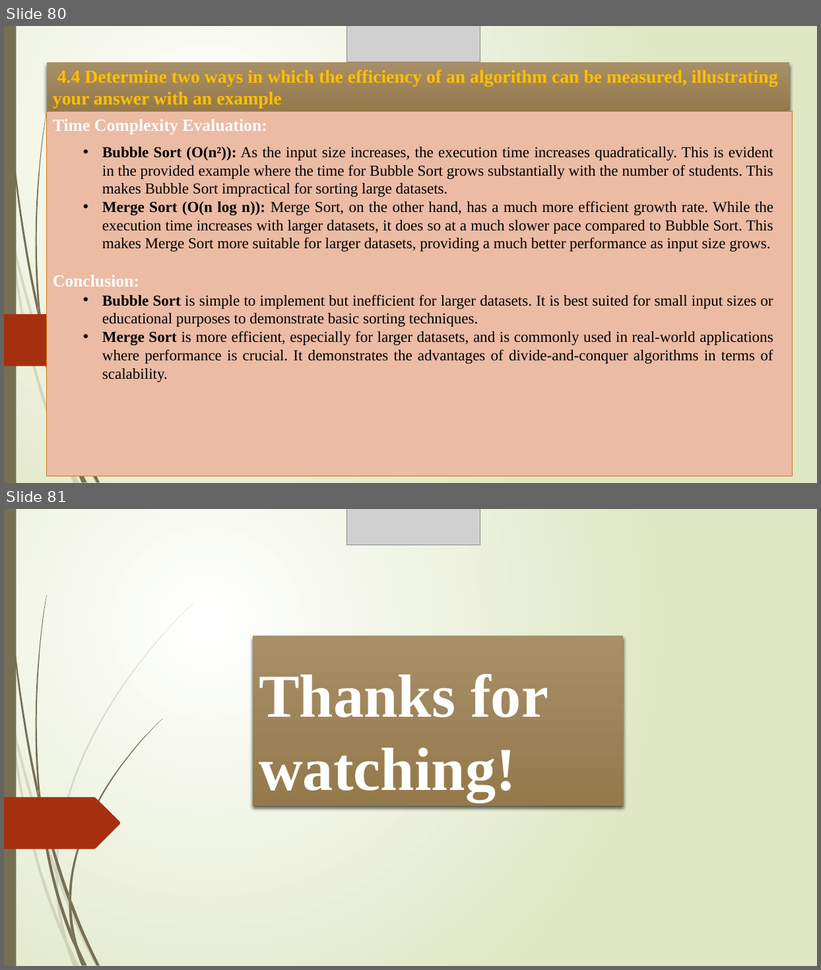
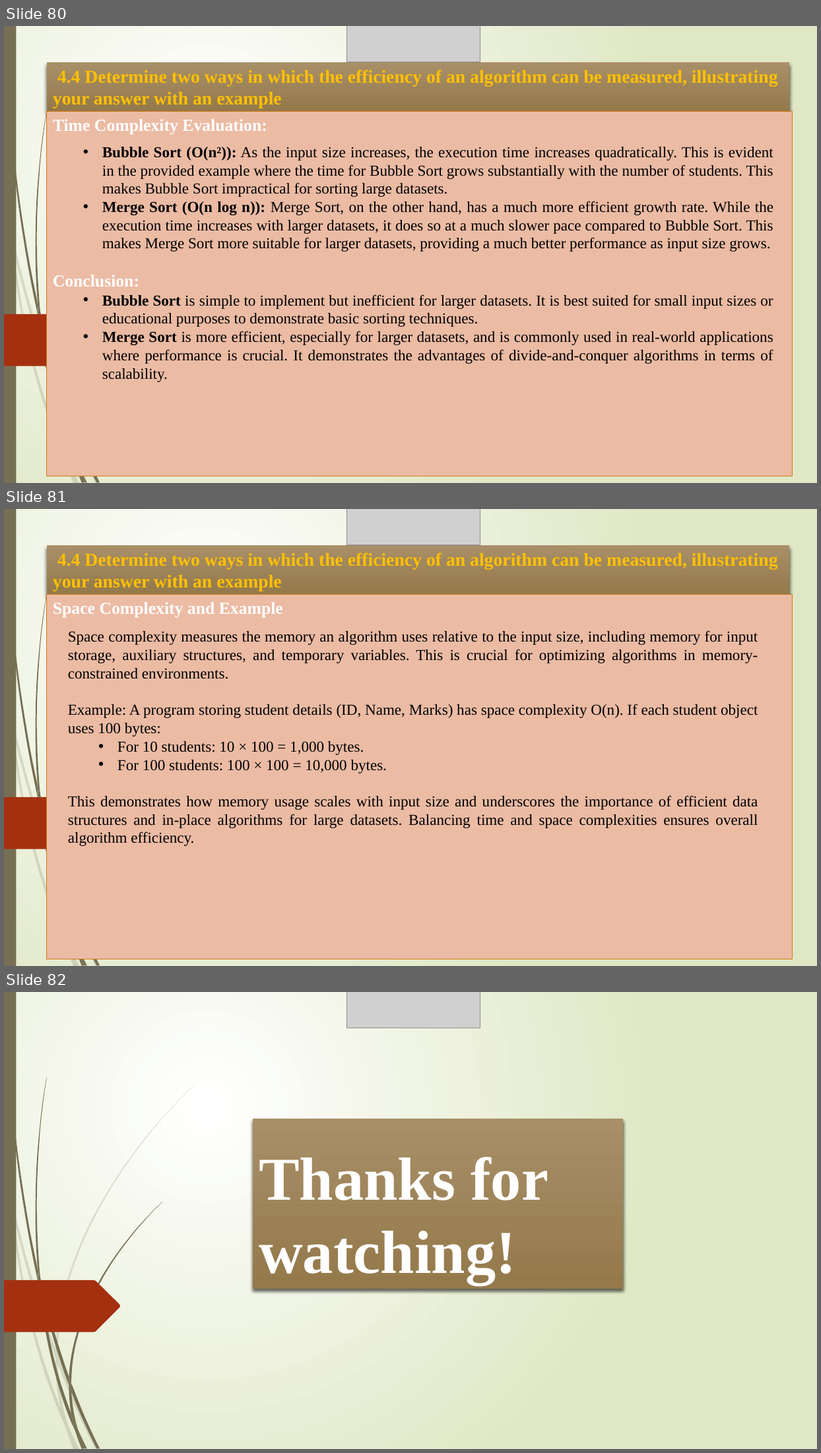
Before and after one commit to Son1824/DSA_ASM_Final, a slide deck: ASM_FINAL_DANGNGOCSON_BH01045_PRESENTATION.pptx. Shown one above the other, each under a label of ours: slides 80 and 81 before the commit, slides 80, 81 and 82 after it. The pictures are 821x970 and 821x1453 pixels, drawn with LibreOffice and Linux fonts; fonts in the diff are those of the drawing; grey boxes stand for pictures. Boxes give left, top, right and bottom in pixels: in the first picture for what was removed or moved away, otherwise in the second. Text is boxed around its words. In the diff, an @@ line names an element or a change of style, - is before the commit and + after.

```diff
--- a/ASM_FINAL_DANGNGOCSON_BH01045_PRESENTATION.pptx
+++ b/ASM_FINAL_DANGNGOCSON_BH01045_PRESENTATION.pptx
@@ slide 81 added at (x1=4, y1=509, x2=817, y2=966), background gradient #FFFFFF to #DFE8C4; not listed: 18 template elements that a slide beside it also shows @@
@@ picture added at (x1=347, y1=509, x2=481, y2=545) @@
@@ title added at (x1=47, y1=545, x2=789, y2=595), fill gradient #A89068 to #947A4B, 21.6 pt, text #FFC000, bold @@
+4.4 Determine two ways in which the efficiency of an algorithm can be measured, illustrating your answer with an example
@@ subtitle added at (x1=47, y1=594, x2=793, y2=959), fill #EBBCA4, outline #D47817 0.75 pt, 20 pt, text #FFFFFF, bold @@
+Space Complexity and Example
@@ text added at (x1=68, y1=630, x2=758, y2=846), 18 pt, text #000000 @@
+  Space complexity measures the memory an algorithm uses relative to the input size, including memory for input storage, auxiliary structures, and temporary variables. This is crucial for optimizing algorithms in memory-constrained environments.
+  Example: A program storing student details (ID, Name, Marks) has space complexity O(n). If each student object uses 100 bytes:
+    • For 10 students: 10 × 100 = 1,000 bytes.
+    • For 100 students: 100 × 100 = 10,000 bytes.
+  This demonstrates how memory usage scales with input size and underscores the importance of efficient data structures and in-place algorithms for large datasets. Balancing time and space complexities ensures overall algorithm efficiency.
@@ what was slide 81 is now slide 82 @@
```
Also in this commit, not shown: 1 slide changed.
